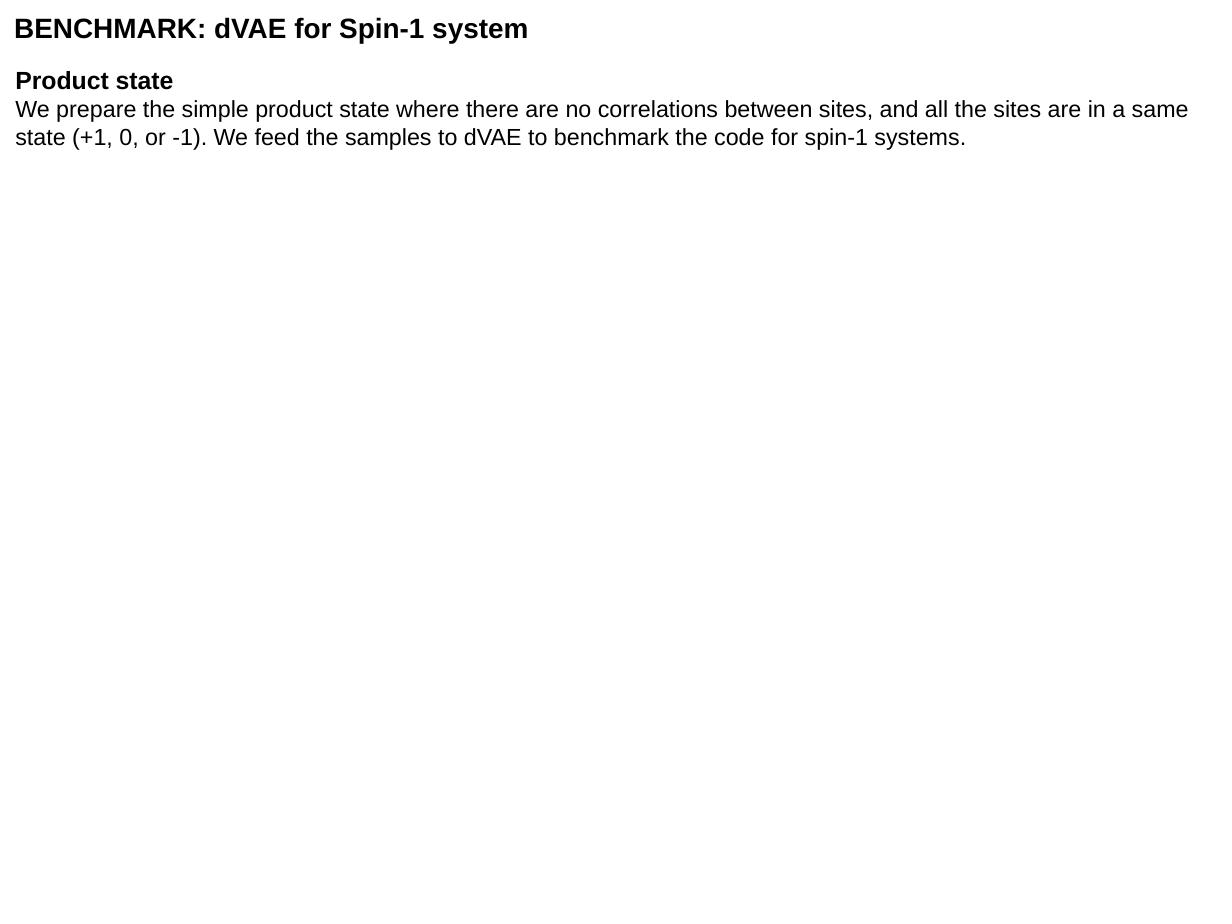
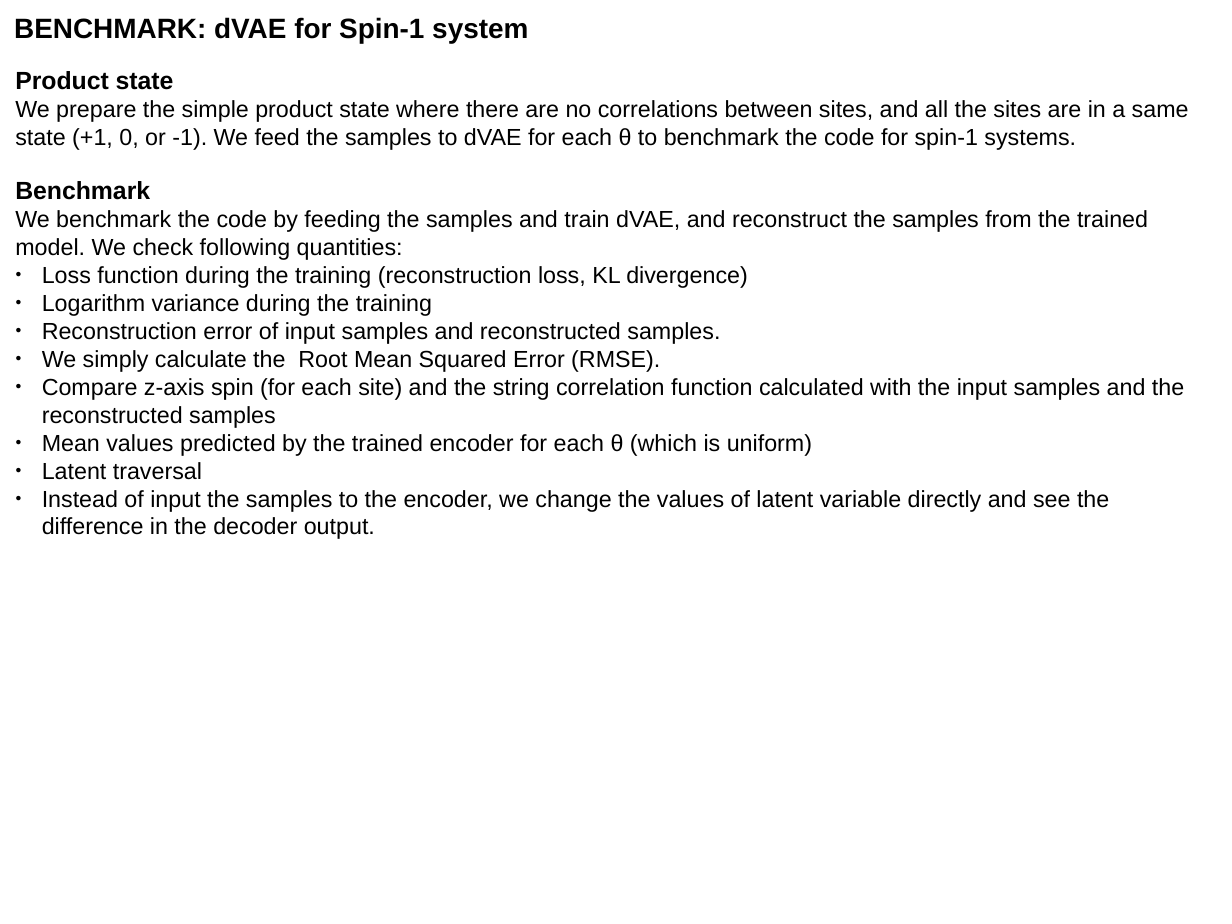
Before and after one commit to YumaAL/pcVAE, a slide deck: slide 8 of slide.odp. Drawn at 1232x924 pixels with LibreOffice and Linux fonts; fonts in the diff are those of the drawing. Boxes give left, top, right and bottom in pixels: in the first picture for what was removed or moved away, otherwise in the second. Text is boxed around its words. In the diff, an @@ line names an element or a change of style, - is before the commit and + after.

Commit message:
benchmarked

```diff
--- a/slide.odp
+++ b/slide.odp
@@ text at (15, 100, 1189, 150): text changed @@
-We prepare the simple product state where there are no correlations between sites, and all the sites are in a same state (+1, 0, or -1). We feed the samples to dVAE to benchmark the code for spin-1 systems.
+We prepare the simple product state where there are no correlations between sites, and all the sites are in a same state (+1, 0, or -1). We feed the samples to dVAE for each θ to benchmark the code for spin-1 systems.
@@ text added at (15, 181, 1184, 512), 15 pt, text #000000 @@
+Benchmark
+We benchmark the code by feeding the samples and train dVAE, and reconstruct the samples from the trained model. We check following quantities:
+● Loss function during the training (reconstruction loss, KL divergence)
+● Logarithm variance during the training
+● Reconstruction error of input samples and reconstructed samples.
+● We simply calculate the Root Mean Squared Error (RMSE).
+● Compare z-axis spin (for each site) and the string correlation function calculated with the input samples and the reconstructed samples
+● Mean values predicted by the trained encoder for each θ (which is uniform)
+● Latent traversal
+● Instead of input the samples to the encoder, we change the values of latent variable directly and see the difference in the decoder output.
```
Also in this commit, not shown: 2 other slides changed, 7 slides added, 3 other files.
